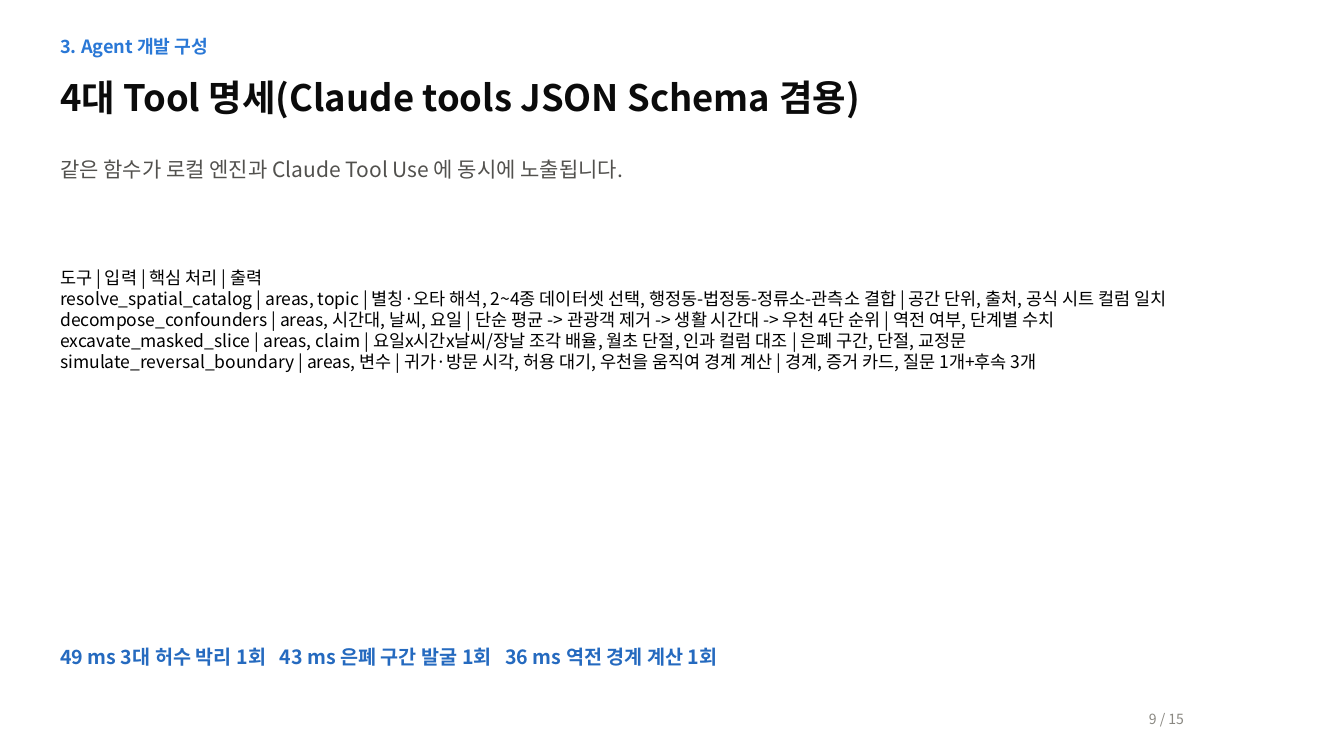
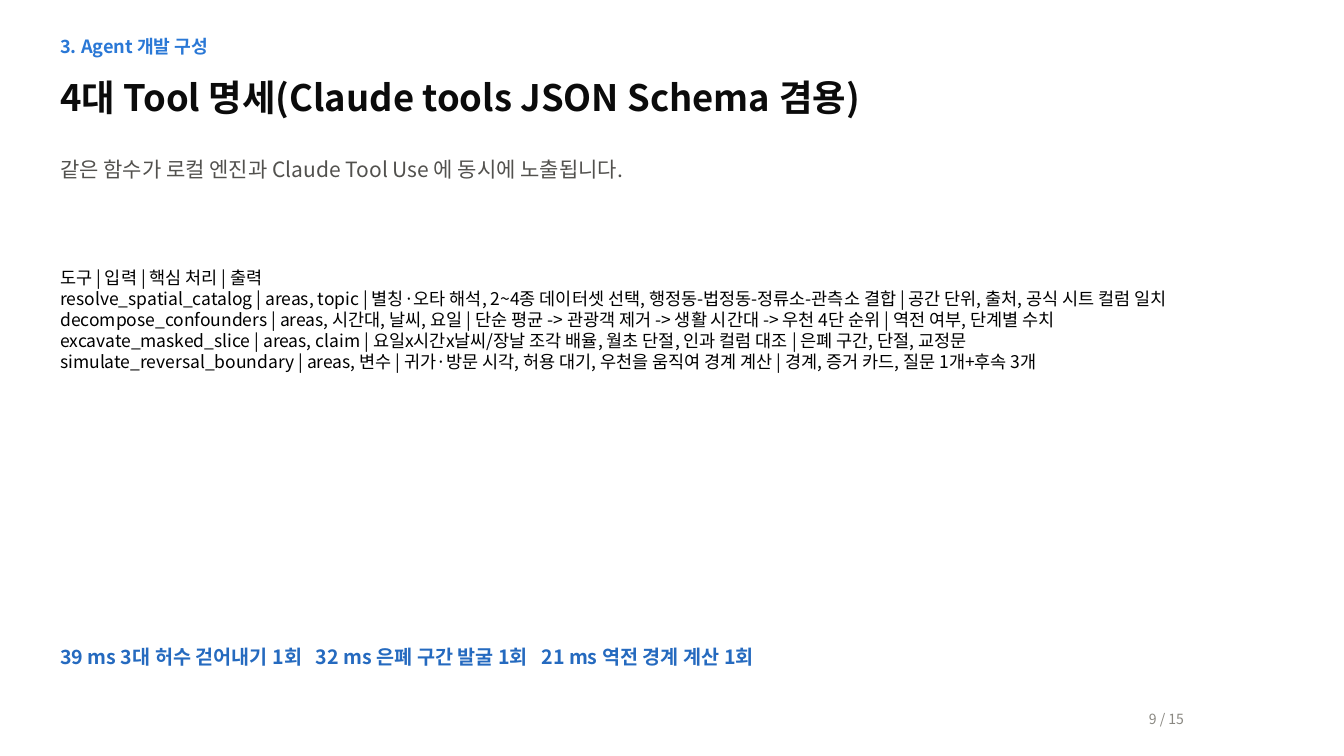
Before and after one commit to ABCDE09876/jeju_ai_challenge, a slide deck: slide 9 of docs/AI_Agent_기획서_15쪽.pptx. Drawn at 1344x756 pixels with LibreOffice and Linux fonts; fonts in the diff are those of the drawing. Boxes give left, top, right and bottom in pixels: in the first picture for what was removed or moved away, otherwise in the second. Text is boxed around its words. In the diff, an @@ line names an element or a change of style, - is before the commit and + after.

```diff
--- a/docs/AI_Agent_기획서_15쪽.pptx
+++ b/docs/AI_Agent_기획서_15쪽.pptx
@@ text at (60, 647, 754, 666): text changed @@
-49 ms 3대 허수 박리 1회 43 ms 은폐 구간 발굴 1회 36 ms 역전 경계 계산 1회
+39 ms 3대 허수 걷어내기 1회 32 ms 은폐 구간 발굴 1회 21 ms 역전 경계 계산 1회
```
Also in this commit, not shown: 9 other slides changed, 6 other files.
